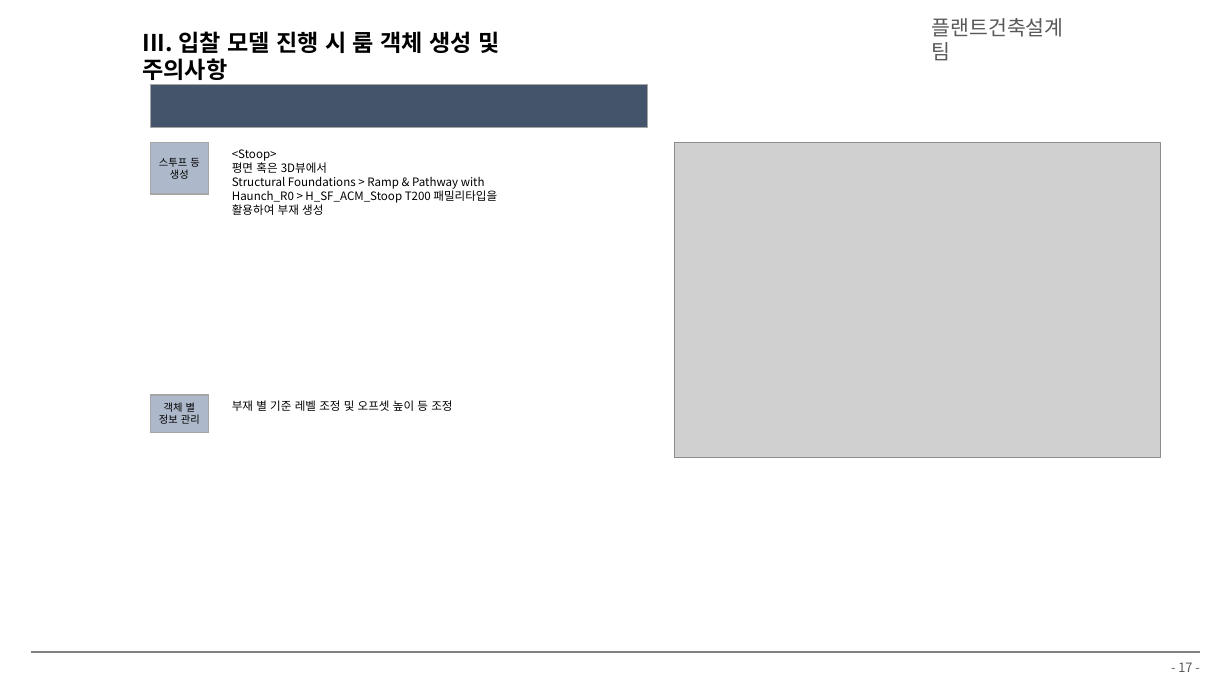
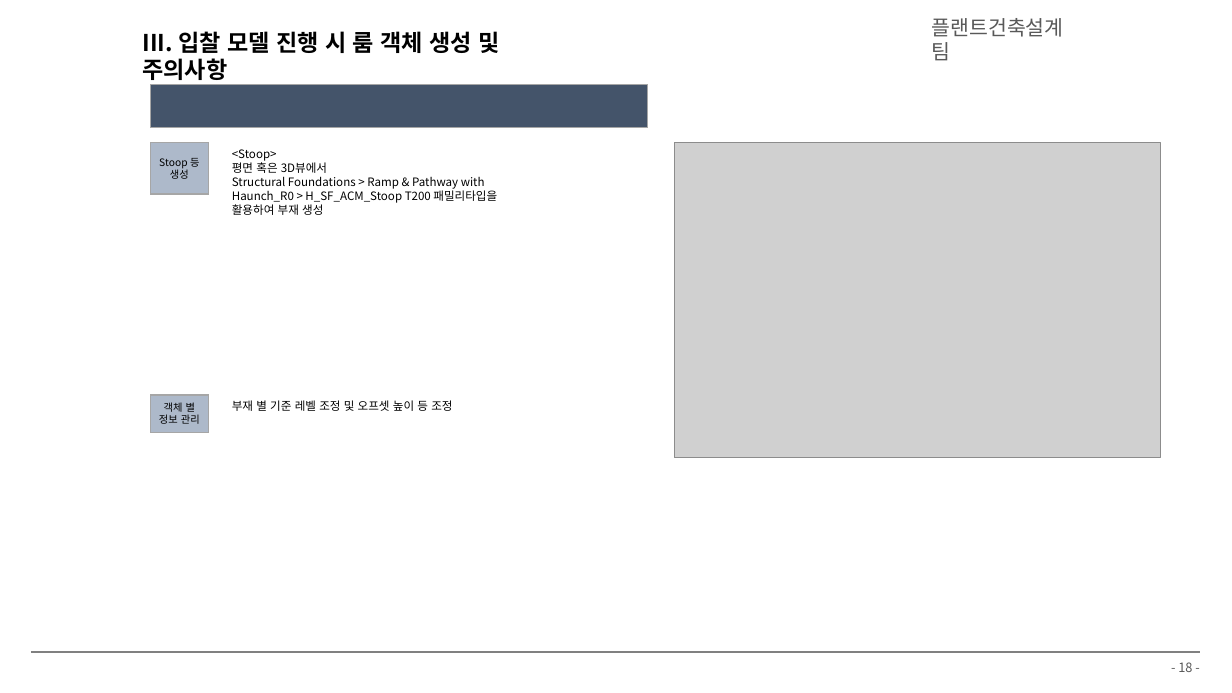
Before and after one commit to hnanmal/mQ, a slide deck: slide 18 of etc/_팀교육/플랜트건축설계팀_BIM 팀 교육자료(2024).pptx (slide 17 before the commit). Drawn at 1232x693 pixels with LibreOffice and Linux fonts; fonts in the diff are those of the drawing; grey boxes stand for pictures; background and template pictures are left out. Boxes give left, top, right and bottom in pixels: in the first picture for what was removed or moved away, otherwise in the second. Text is boxed around its words. In the diff, an @@ line names an element or a change of style, - is before the commit and + after.

```diff
--- a/etc/_팀교육/플랜트건축설계팀_BIM 팀 교육자료(2024).pptx
+++ b/etc/_팀교육/플랜트건축설계팀_BIM 팀 교육자료(2024).pptx
@@ text in rectangle at bbox=[159, 158, 199, 179]: text changed @@
-스투프 등 생성
+Stoop 등 생성
@@ page number at bbox=[1178, 662, 1192, 672]: text changed @@
-- 17 -
+- 18 -
```
Also in this commit, not shown: 1 other slide changed, 1 slide added, 18 other files.
